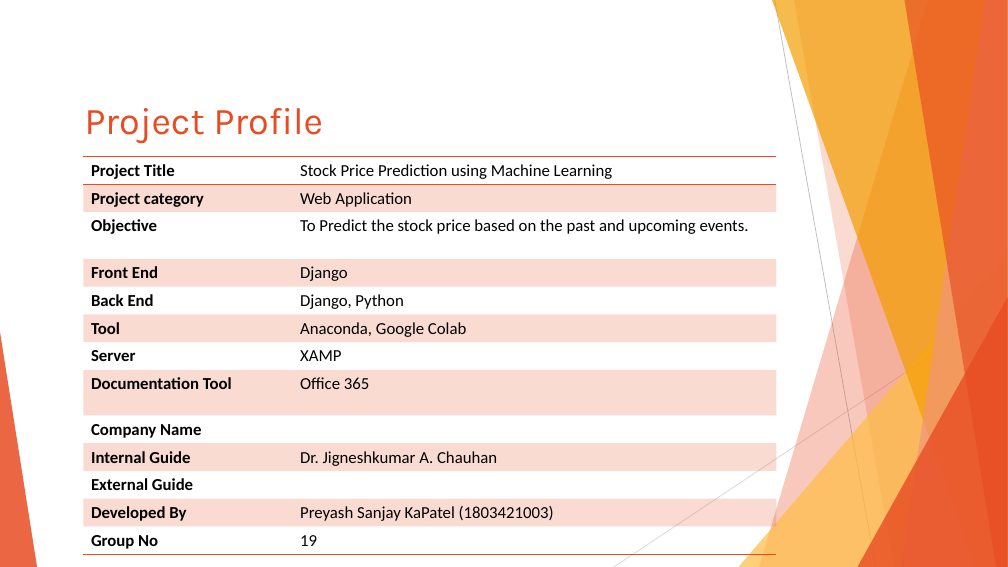
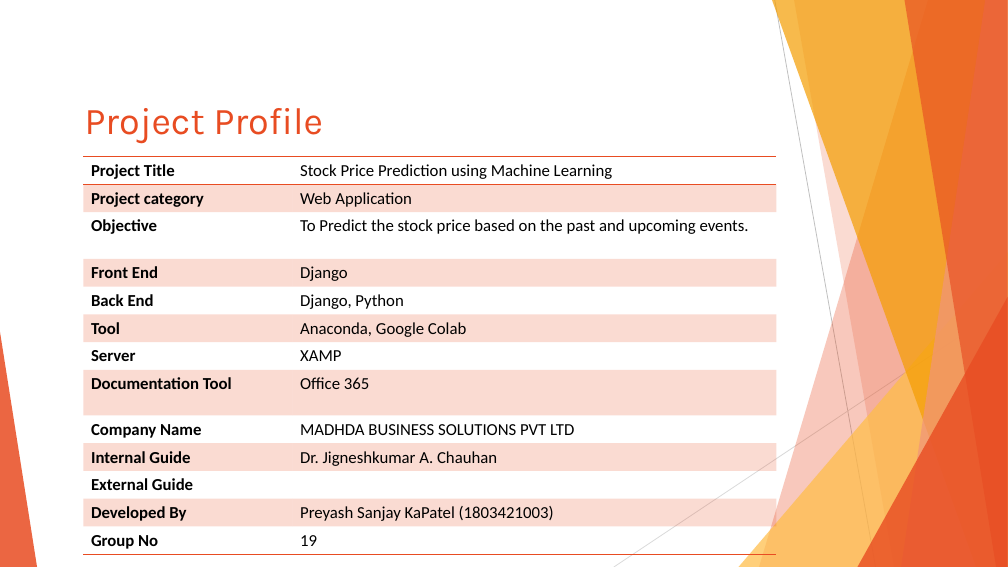
Before and after one commit to preyash2047/Stock_Price_Prediction, a slide deck: slide 3 of Project Presentation/PPT/SPP.pptx. Drawn at 1008x567 pixels with LibreOffice and Linux fonts; fonts in the diff are those of the drawing. Boxes give left, top, right and bottom in pixels: in the first picture for what was removed or moved away, otherwise in the second. Text is boxed around its words. In the diff, an @@ line names an element or a change of style, - is before the commit and + after.

```diff
--- a/Project Presentation/PPT/SPP.pptx
+++ b/Project Presentation/PPT/SPP.pptx
@@ table at (83, 157, 777, 554) @@
-row 9, column 2: 
+row 9, column 2: MADHDA BUSINESS SOLUTIONS PVT LTD
```
Also in this commit, not shown: 4 other slides changed, 5 other files.
